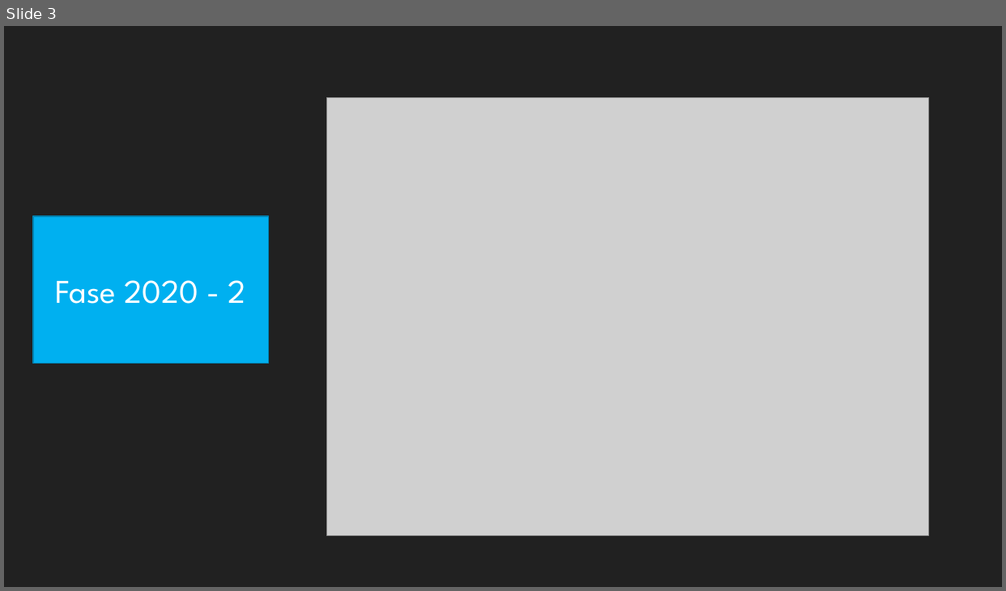
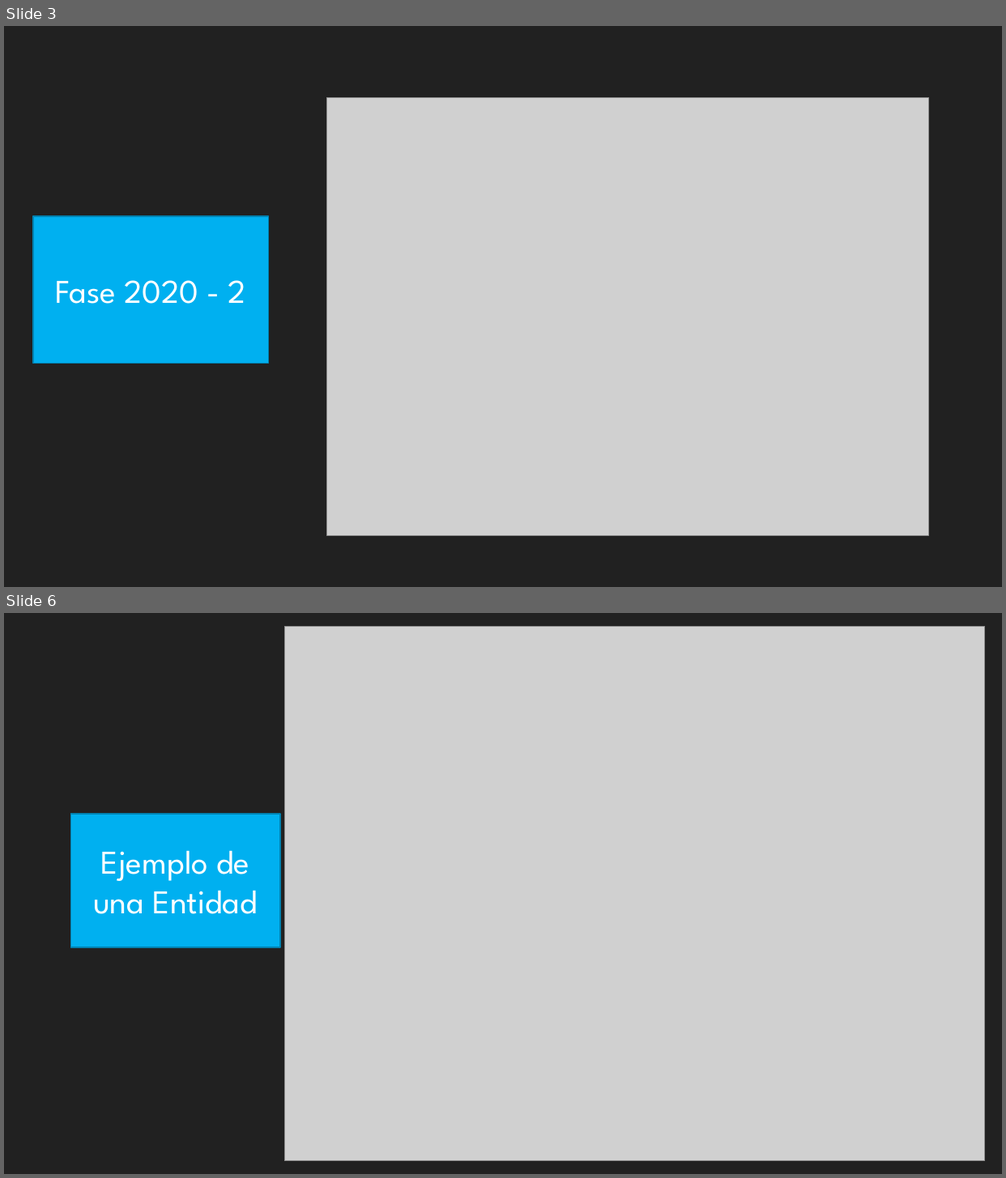
Before and after one commit to jdgonzalezd1/AppausaProject, a slide deck: Docs/Appausa 3.0.pptx. Shown one above the other, each under a label of ours: slide 3 before the commit, slides 3 and 6 after it; the slides between them are not shown. The pictures are 1006x591 and 1006x1178 pixels, drawn with LibreOffice and Linux fonts; fonts in the diff are those of the drawing; grey boxes stand for pictures. Boxes give left, top, right and bottom in pixels: in the first picture for what was removed or moved away, otherwise in the second. Text is boxed around its words. In the diff, an @@ line names an element or a change of style, - is before the commit and + after.

```diff
--- a/Docs/Appausa 3.0.pptx
+++ b/Docs/Appausa 3.0.pptx
@@ slide 6 added at [4, 613, 1002, 1174], background #212121 @@
@@ picture added at [285, 626, 986, 1161] @@
@@ rectangle added at [70, 815, 280, 948], fill #00B0F0, outline #0082B2 1.25 pt, 32 pt, text #FFFFFF @@
+Ejemplo de una Entidad
```
Also in this commit, not shown: 1 slide changed, 1 other slide added, 3 other files.
